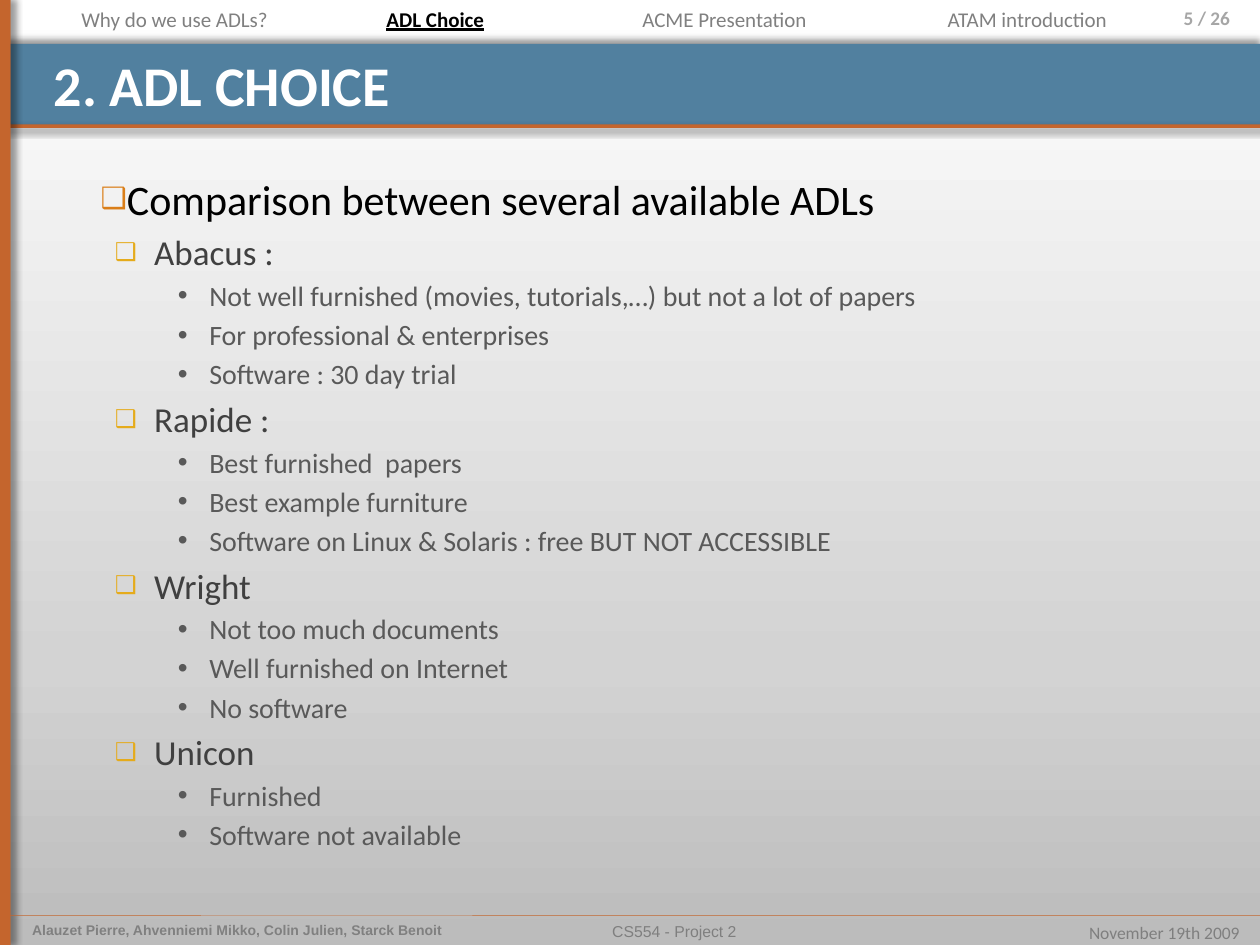
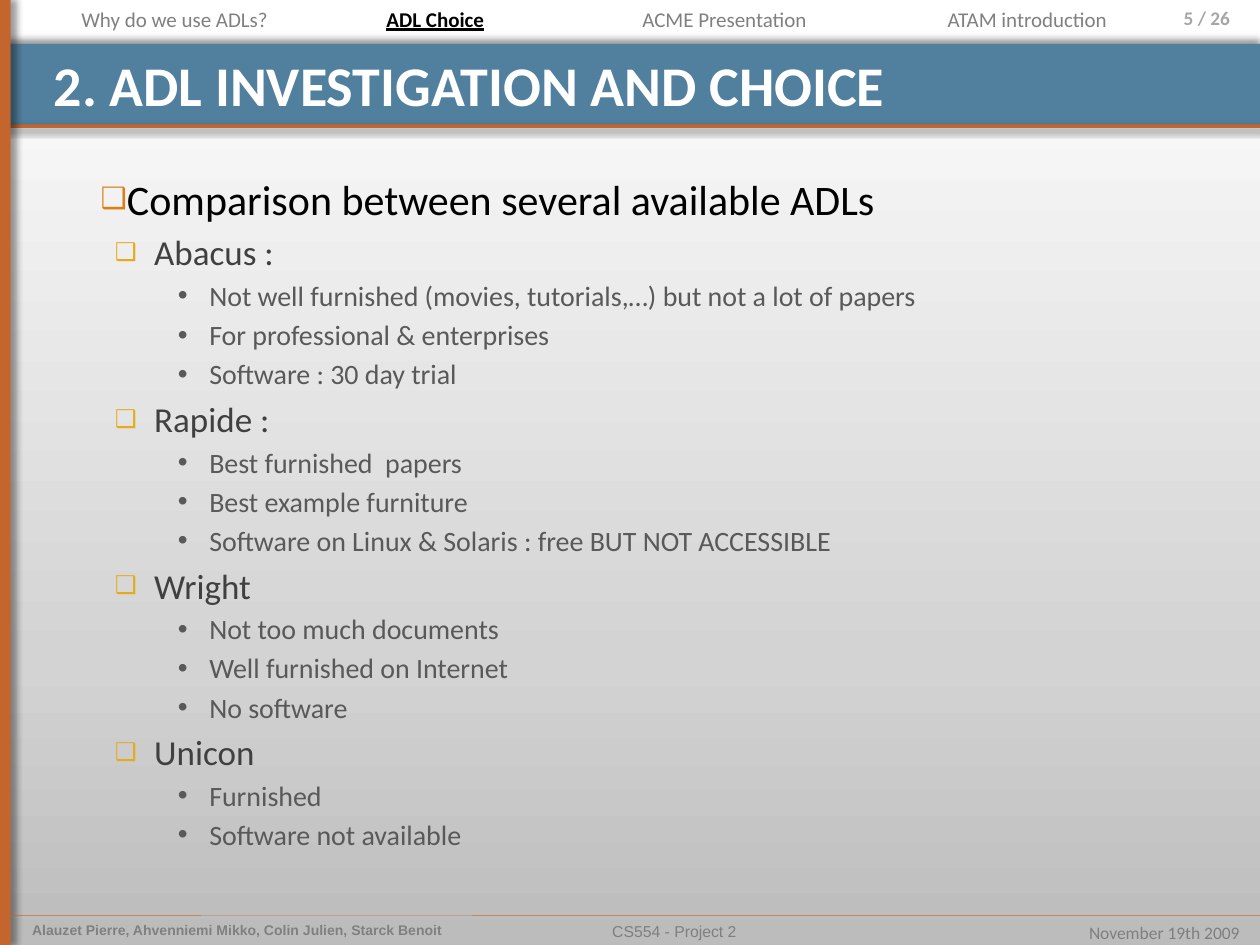
Before and after one commit to pierrealauzet/euroteam, a slide deck: slide 5 of Project 2/Part2/CS554_EuroTeam_Project2_OP5.pptx. Drawn at 1260x945 pixels with LibreOffice and Linux fonts; fonts in the diff are those of the drawing. Boxes give left, top, right and bottom in pixels: in the first picture for what was removed or moved away, otherwise in the second. Text is boxed around its words. In the diff, an @@ line names an element or a change of style, - is before the commit and + after.

```diff
--- a/Project 2/Part2/CS554_EuroTeam_Project2_OP5.pptx
+++ b/Project 2/Part2/CS554_EuroTeam_Project2_OP5.pptx
@@ title at [54,69,885,107]: text changed @@
-2. ADL CHOICE
+2. ADL INVESTIGATION AND CHOICE
```
Also in this commit, not shown: 3 other slides changed, 5 slides removed.
